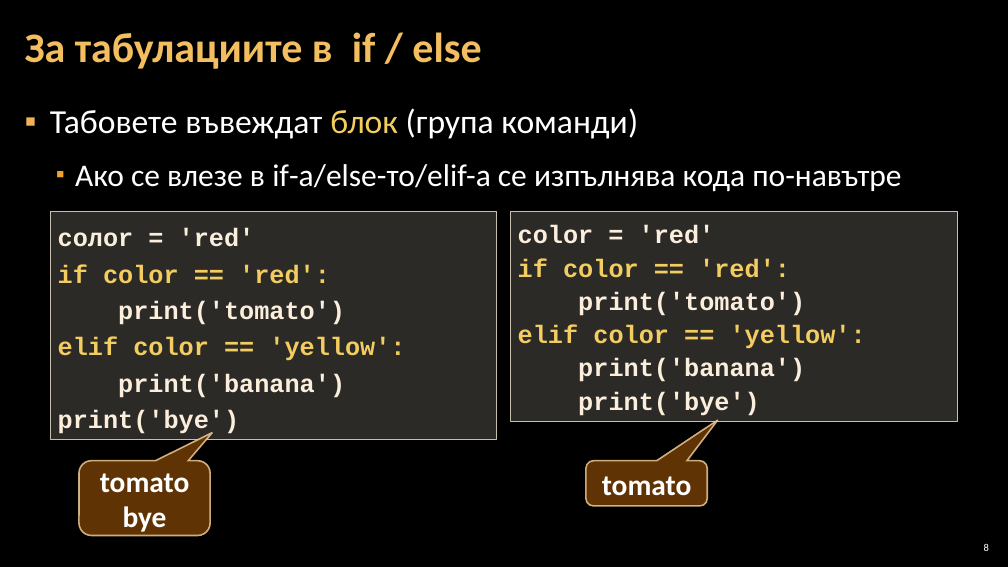
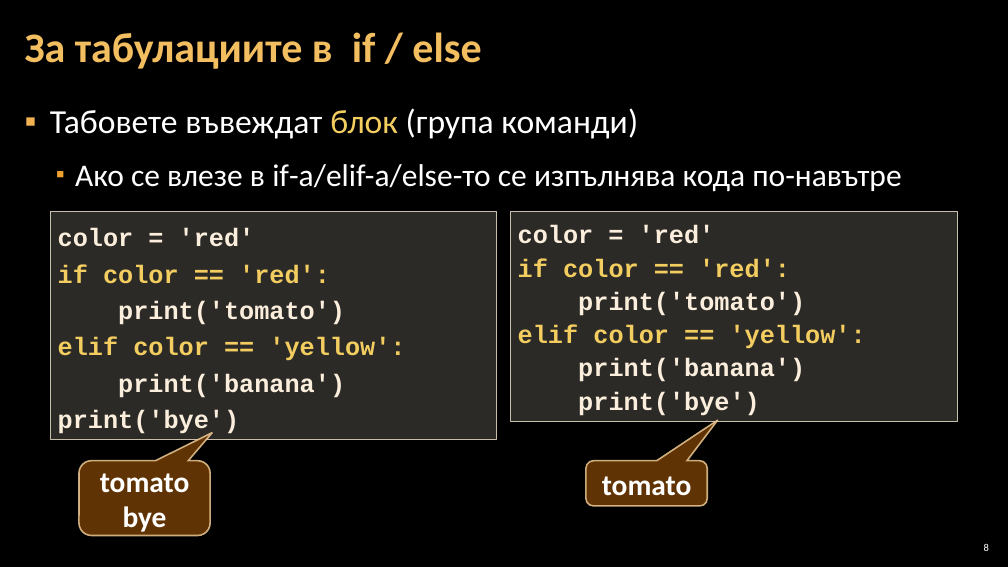
Before and after one commit to Software-University/Python-Basics, a slide deck: slide 8 of 3. Simple-Conditions/3. Simple-Conditions.pptx. Drawn at 1008x567 pixels with LibreOffice and Linux fonts; fonts in the diff are those of the drawing; background and template pictures are left out. Boxes give left, top, right and bottom in pixels: in the first picture for what was removed or moved away, otherwise in the second. Text is boxed around its words. In the diff, an @@ line names an element or a change of style, - is before the commit and + after.

```diff
--- a/3. Simple-Conditions/3. Simple-Conditions.pptx
+++ b/3. Simple-Conditions/3. Simple-Conditions.pptx
@@ text at [75, 164, 901, 192]: text changed @@
-  ▪ Ако се влезе в if-a/else-то/elif-а се изпълнява кода по-навътре
+  ▪ Ако се влезе в if-a/elif-а/else-то се изпълнява кода по-навътре
@@ text in rectangle at [58, 228, 255, 247]: text changed @@
-coлor = 'red'
+color = 'red'
```
Also in this commit, not shown: 3 other slides changed, 5 other files.
